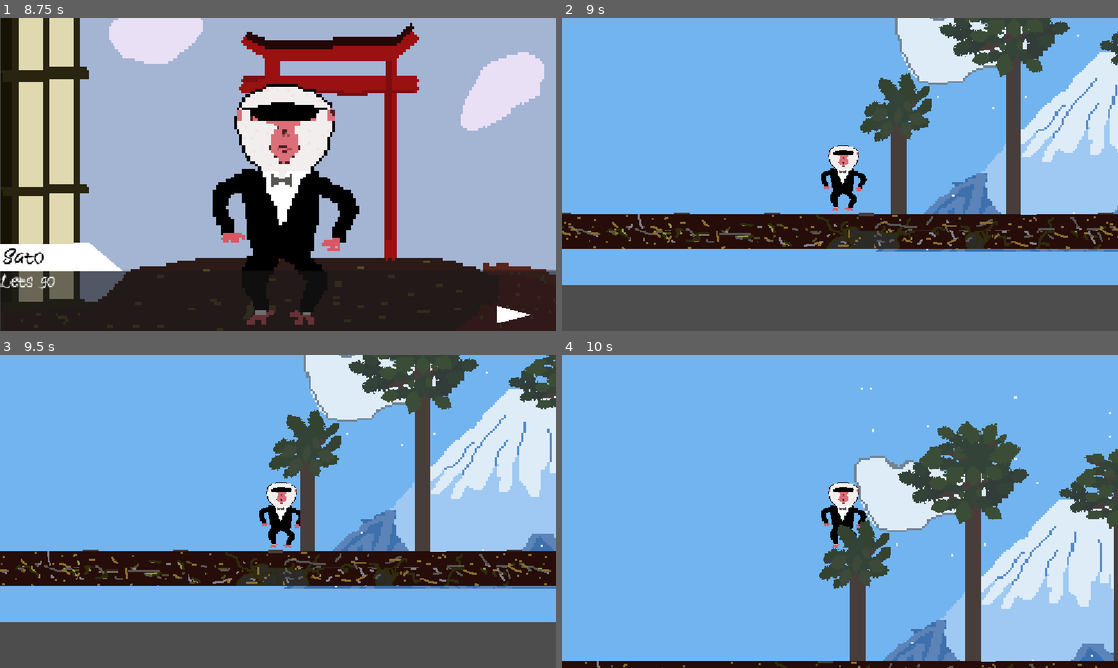
Above: before the commit, frames 1-4 (two rows, left to right).
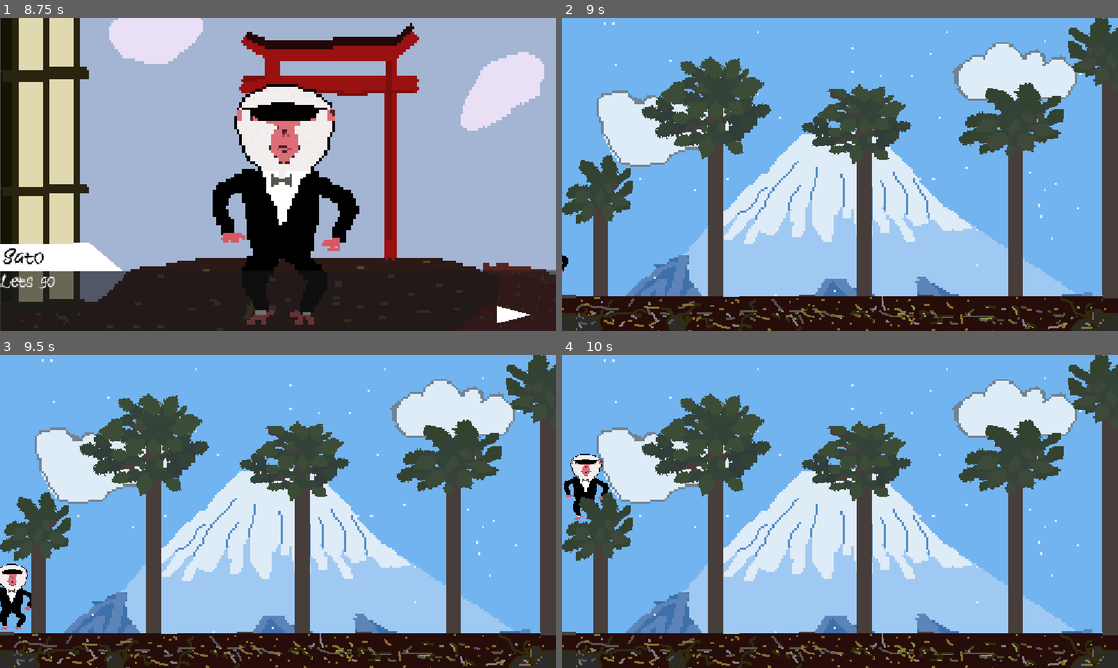
Above: after the commit, the same moments.

Repository: sDANTOSO/apocalypse-monkey
Game: Godot game, scene res://Scenes/main_menu.tscn
Two runs of this game, one before a commit and one after it. Both use one fixed random seed, a clock stepped at 60 frames per second and the inputs below.
Inputs (mouse positions are in pixels of both pictures, inside the frame that each line leads up to):
- Up to frame 1 (8.75 s): click (272, 246) at 0.5 s; tap Enter at 1.25 s; move the mouse to (400, 158) at 1.27 s; press the mouse at (400, 158) at 1.28 s; hold D (right) 1.28-2.78 s; tap Space (jump) at 1.52, 2.27, 3.5, 3.77, 4.52, 5.27, 6.77, 7.52, 8.27 s; move the mouse to (166, 190) at 2.02 s; release the mouse at (166, 190) at 2.03 s; click (166, 190) at 2.1 s; move the mouse to (333, 105) at 2.77 s; press the mouse at (333, 105) at 2.78 s; hold A (left) 2.78-3.53 s; tap Alt at 2.85, 5.85 s; move the mouse to (250, 237) at 3.52 s; release the mouse at (250, 237) at 3.53 s; hold D (right) 3.53-5.03 s; tap Shift at 3.6, 6.6 s; click (250, 237) at 3.8 s; move the mouse to (444, 221) at 4.27 s; press the mouse at (444, 221) at 4.28 s; move the mouse to (111, 127) at 5.02 s; release the mouse at (111, 127) at 5.03 s; hold A (left) 5.03-5.78 s; click (111, 127) at 5.1 s; move the mouse to (305, 174) at 5.77 s; press the mouse at (305, 174) at 5.78 s; hold D (right) 5.78-6.53 s; move the mouse to (194, 96) at 6.52 s; release the mouse at (194, 96) at 6.53 s; hold A (left) 6.53-8.03 s; click (194, 96) at 6.8 s; move the mouse to (400, 158) at 7.27 s; press the mouse at (400, 158) at 7.28 s; move the mouse to (166, 190) at 8.02 s; release the mouse at (166, 190) at 8.03 s; hold D (right) from 8.03 s (still down); click (166, 190) at 8.1 s
- Up to frame 2 (9 s): keep holding D (right); tap Enter at 8.75 s; move the mouse to (895, 105) at 8.77 s; press the mouse at (895, 105) at 8.78 s; tap Alt at 8.85 s
- Up to frame 3 (9.5 s): keep holding D (right)
- Up to frame 4 (10 s): keep holding D (right); tap Space (jump) at 9.5, 9.77 s; move the mouse to (812, 574) at 9.52 s; release the mouse at (812, 574) at 9.53 s; tap Shift at 9.6 s; click (812, 574) at 9.8 s

Frame 1 is identical in both runs. In frame 2, 69% of the frame differs, in the area x 0-100%, y 0-100%; in frame 3, 69%; in frame 4, 59%.

Commit message:
removed camera

Diff:
--- a/apocalypse-monkeyy/Scenes/forest.tscn
+++ b/apocalypse-monkeyy/Scenes/forest.tscn
@@ -29,13 +29,6 @@
 
 [node name="Forest" type="Node2D" unique_id=1470179228]
 
-[node name="ColorRect" type="ColorRect" parent="." unique_id=533199289]
-offset_left = -1411.0
-offset_top = -533.0
-offset_right = 1282.0
-offset_bottom = 723.0
-color = Color(0.44705883, 0.7058824, 0.9372549, 1)
-
 [node name="TextureRect" type="TextureRect" parent="." unique_id=1301671712]
 offset_right = 1162.6666
 offset_bottom = 654.0
@@ -61,9 +54,6 @@
 position = Vector2(-363, -41)
 collision_layer = 257
 collision_mask = 257
-
-[node name="Camera2D" type="Camera2D" parent="MainCharacter" unique_id=115664624]
-position = Vector2(256, 535)
 
 [node name="Tree" type="StaticBody2D" parent="." unique_id=2112651990]
 position = Vector2(85, 2)
